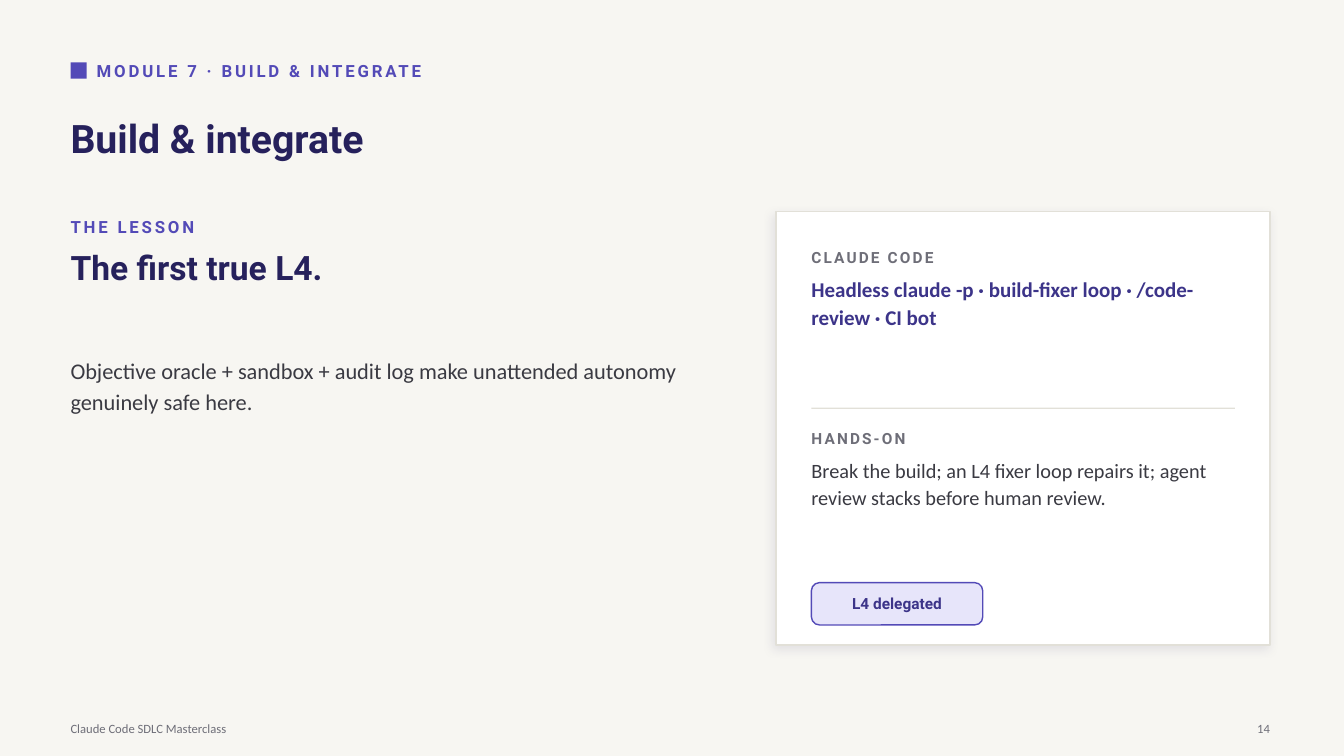
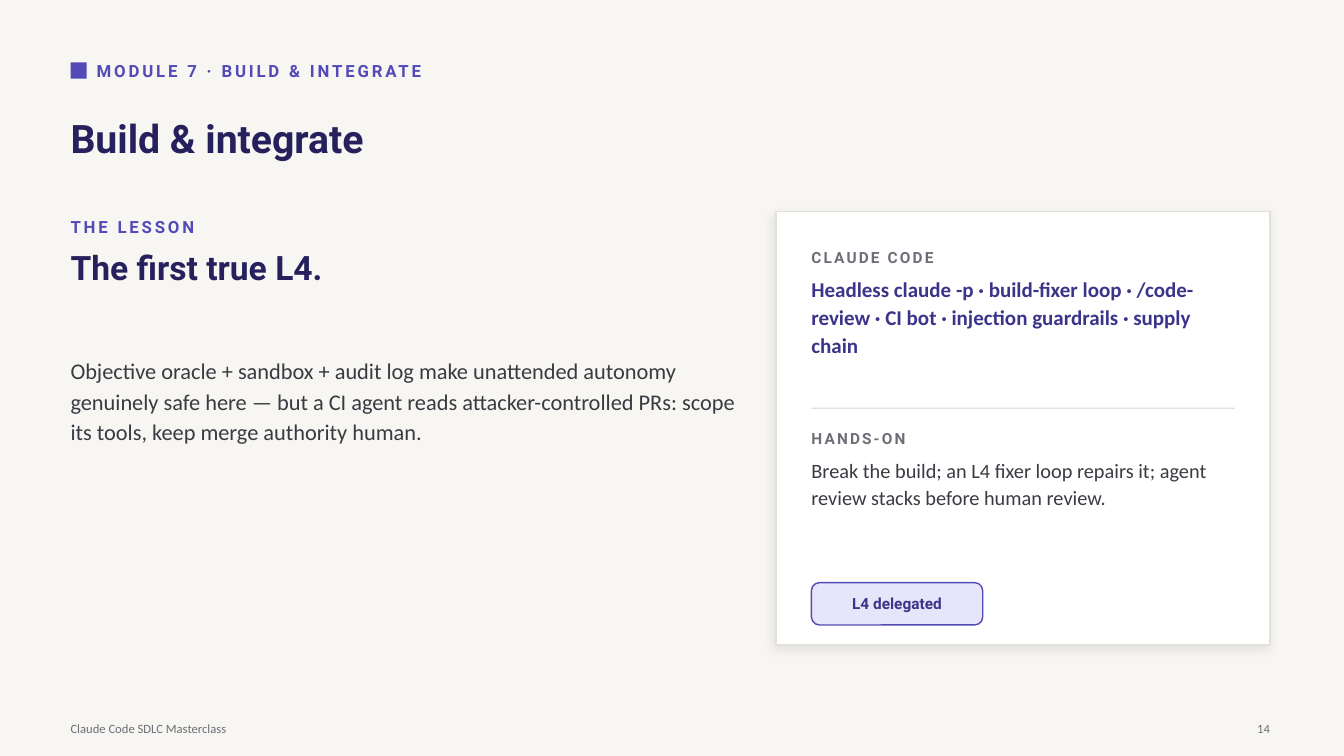
Before and after one commit to kishore123/cc-masterclass, a slide deck: slide 14 of instructor/slides/cc-masterclass-deck.pptx. Drawn at 1344x756 pixels with LibreOffice and Linux fonts; fonts in the diff are those of the drawing. Boxes give left, top, right and bottom in pixels: in the first picture for what was removed or moved away, otherwise in the second. Text is boxed around its words. In the diff, an @@ line names an element or a change of style, - is before the commit and + after.

```diff
--- a/instructor/slides/cc-masterclass-deck.pptx
+++ b/instructor/slides/cc-masterclass-deck.pptx
@@ text at [811,282,1194,353]: text changed @@
-Headless claude -p · build-fixer loop · /code-review · CI bot
+Headless claude -p · build-fixer loop · /code-review · CI bot · injection guardrails · supply chain
@@ text at [71,363,735,444]: text changed @@
-Objective oracle + sandbox + audit log make unattended autonomy genuinely safe here.
+Objective oracle + sandbox + audit log make unattended autonomy genuinely safe here — but a CI agent reads attacker-controlled PRs: scope its tools, keep merge authority human.
```
Also in this commit, not shown: 2 other slides changed, 14 other files.
